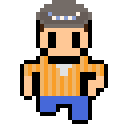
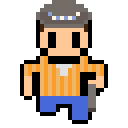
Layer changes from the first 128 x 128 image to the second:
painted on "Layer 2" over [88, 84, 96, 112]
